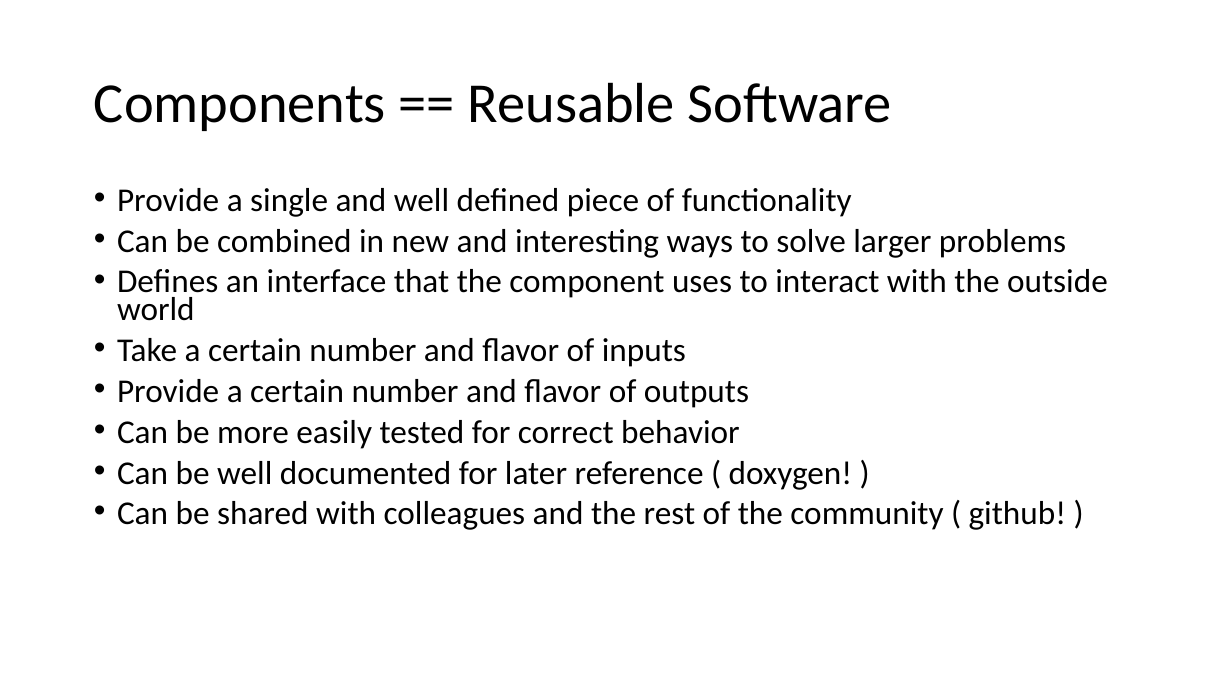
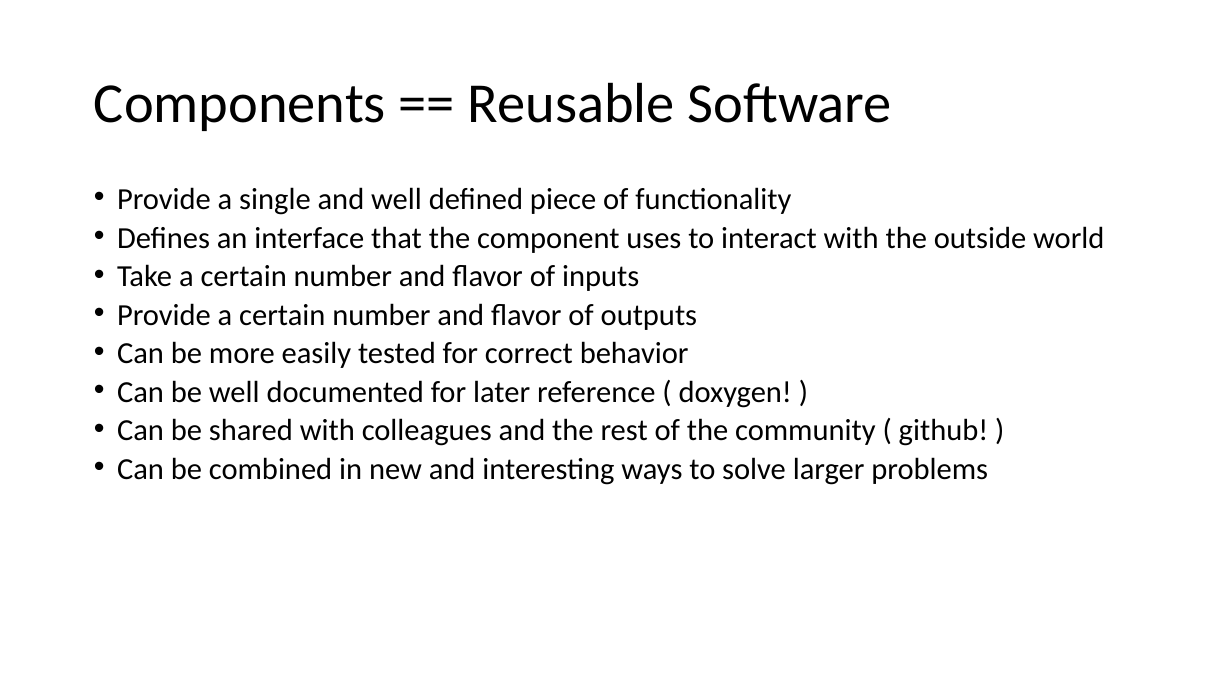
Before and after one commit to NCEAS/oss-2014, a slide deck: slide 6 of day-09/IntroductionToSoftwareClass.pptx. Drawn at 1232x693 pixels with LibreOffice and Linux fonts; fonts in the diff are those of the drawing. Boxes give left, top, right and bottom in pixels: in the first picture for what was removed or moved away, otherwise in the second. Text is boxed around its words. In the diff, an @@ line names an element or a change of style, - is before the commit and + after.

```diff
--- a/day-09/IntroductionToSoftwareClass.pptx
+++ b/day-09/IntroductionToSoftwareClass.pptx
@@ text at (117,187,1104,446): size 25.9 to 23.8 pt in "Provide a single and well defined piece ...", "Defines an interface that the component uses ...", "Take a certain number and flavor of ...", "Provide a certain number and flavor of ..." and 3 more places @@
@@ text at (117,229,1066,258): paragraph removed @@
-• Can be combined in new and interesting ways to solve larger problems
@@ text at (117,457,988,485): paragraph added @@
+• Can be combined in new and interesting ways to solve larger problems
```
Also in this commit, not shown: 1 other slide changed, 1 other file.
